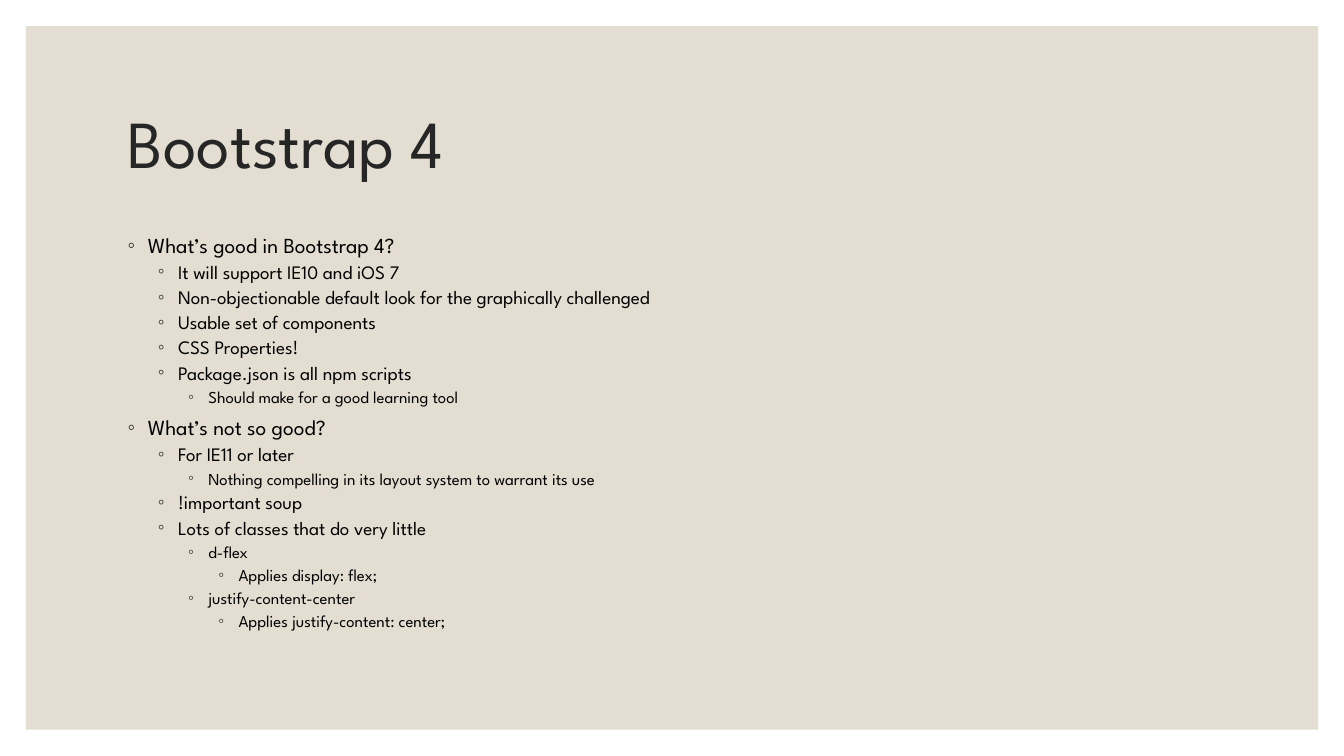
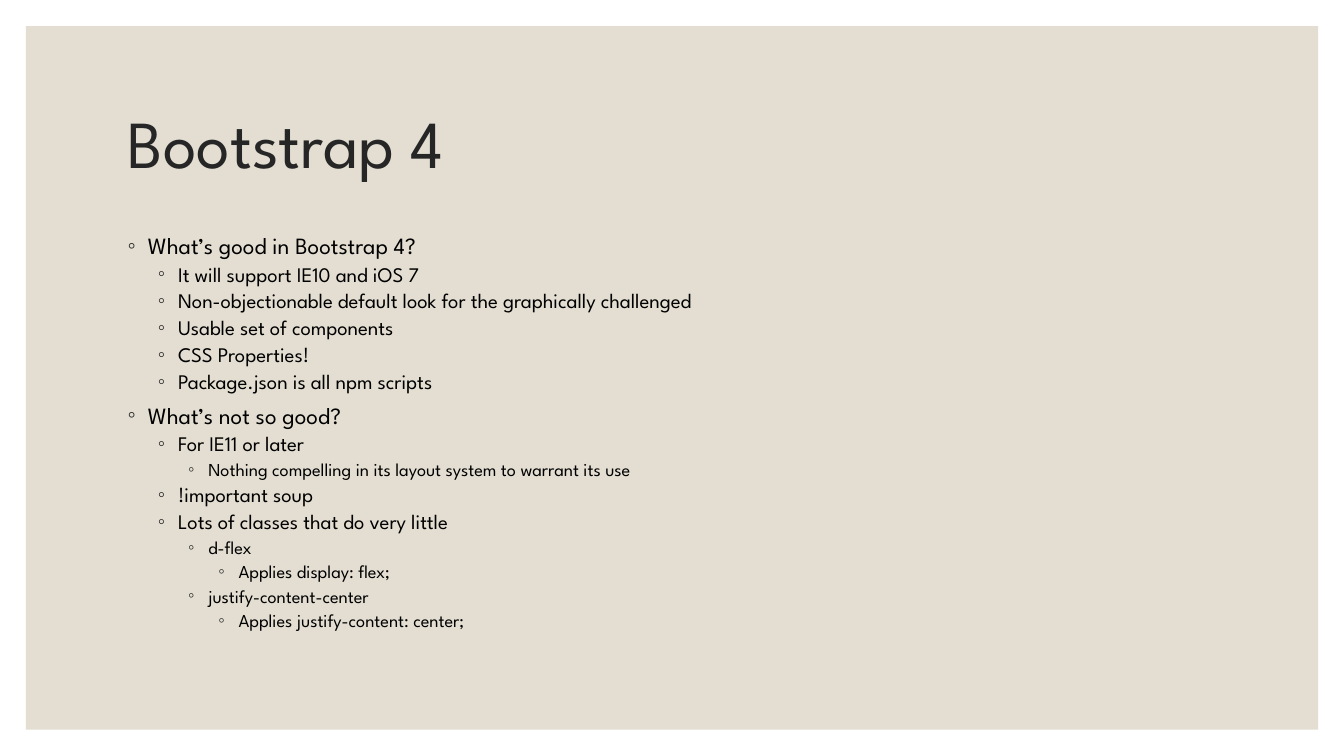
Before and after one commit to mikehans/FE-meetup-flexbox, a slide deck: slide 12 of talk/talk.pptx (slide 11 before the commit). Drawn at 1344x756 pixels with LibreOffice and Linux fonts; fonts in the diff are those of the drawing. Boxes give left, top, right and bottom in pixels: in the first picture for what was removed or moved away, otherwise in the second. Text is boxed around its words. In the diff, an @@ line names an element or a change of style, - is before the commit and + after.

```diff
--- a/talk/talk.pptx
+++ b/talk/talk.pptx
@@ text "What’s good in Bootstrap 4?" at <box>148,238,692,631</box>: size 15.3 to 16.6 pt in "What’s good in Bootstrap 4?", "What’s not so good?"; size 13.6 to 14.8 pt in "It will support IE10 and iOS 7", "Non-objectionable default look for the graphically challenge ...", "Usable set of components", "CSS Properties!" and 4 more places; size 11.9 to 12.9 pt in "Nothing compelling in its layout system to ...", "d-flex", "Applies display: flex;", "justify-content-center" and 1 more places @@
@@ text at <box>208,391,459,407</box>: paragraph removed @@
-    ◦ Should make for a good learning tool
```
Also in this commit, not shown: 4 other slides changed, 1 slide added, 3 other files.
